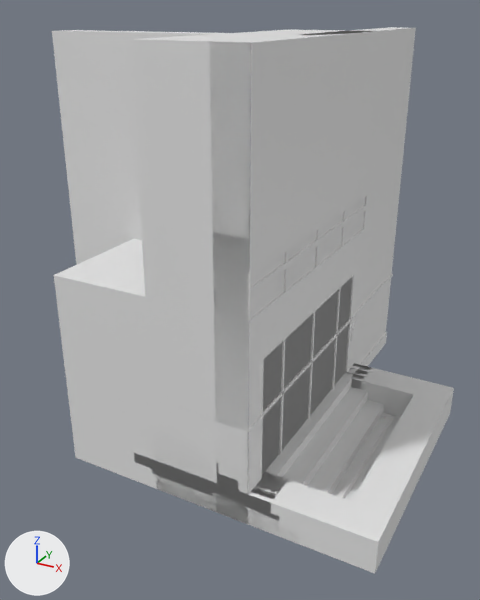
Two versions of the FBX model Assets/Graphics/Models/Environment.fbx, one commit apart.
Both versions are drawn from a 50 mm lens placed at (3.5, -8.13, 6.31), pointed at (-1.21, 0.42, 2.03). The lights are fixed; the arrows at lower left show +X, +Y and +Z. Where no turn or scale is listed for an object, it has been applied to the vertices.

In view in the first picture: 'Stairs', 'Wall', 'WallArche', 'WallCornerLarge', 'WallElevator', 'WallInWindow', 'WallWindow', 'ceilingBloc', 'ceilingHole', 'ceilingLight', 'main'.
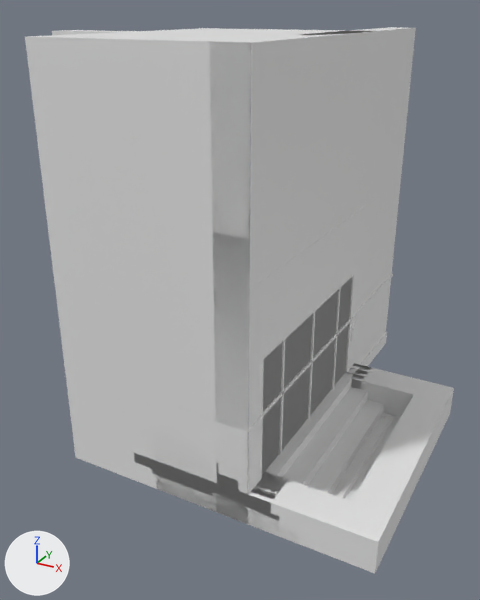
Location of each change, (x1, y1, x2, y2) in pixels of the pictures (480 x 600 px):
```json
{"object": "WallElevator", "change": "reshaped", "before": [54, 229, 365, 494], "after": [25, 28, 367, 494]}
{"part": 1, "of": "me_cube_001", "change": "built on", "before": [55, 229, 364, 320], "after": [25, 28, 367, 321]}
```

Scene script edits in JSON lines:
```json
{"block": "me_cube_001", "where": "# used by ob_wallelevator; location = (-0.98, 0.0, 0.0)"}
{"op": "remove", "block": "me_cube_001", "code": "me_cube_001.from_pydata(...)  # 137 vertices, 119 faces; spans x -1.77..1.24, y -2.0..2.0, z 0.0..3.0"}
{"op": "add", "block": "me_cube_001", "code": "me_cube_001.from_pydata(...)  # 165 vertices, 139 faces; spans x -1.77..1.24, y -2.0..2.0, z 0.0..6.0"}
{"block": "me_cube_001", "change": "me_cube_001 part 1"}
{"block": "me_cube_001", "change": "1 face is deleted"}
{"block": "me_cube_001", "change": "16 vertices are added at x -1.77..1.23, y -2.0..2.0, z 0.01..6.0"}
{"block": "me_cube_001", "change": "12 new vertices lie (0.0, 0.0, 2.31) away from vertices in x 1.03..1.09, y -1.62..1.61, z 0.01"}
{"block": "me_cube_001", "change": "21 new faces join them"}
```
